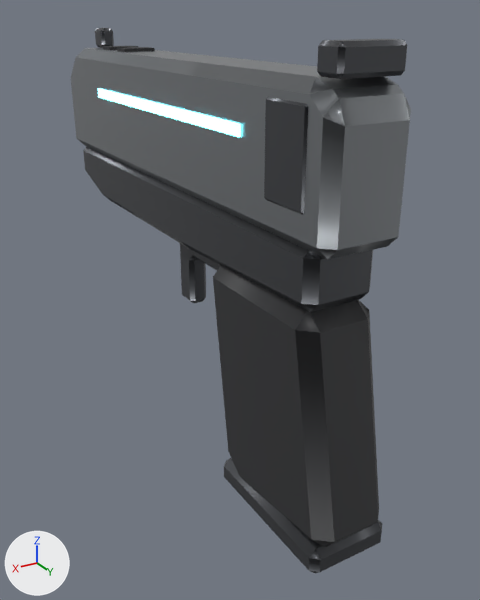
What one commit did to the FBX model Art/Export/Weapons/SM_SB_Sidearm.fbx.
Before and after are seen from a camera (50 mm lens) standing at (0.138, 0.216, 0.071) and looking at (-0.013, -0.036, -0.055). Lighting does not change. The marker at lower left points along +X, +Y and +Z. The older version comes first.

Objects in the first picture: 'SM_SB_Sidearm'.
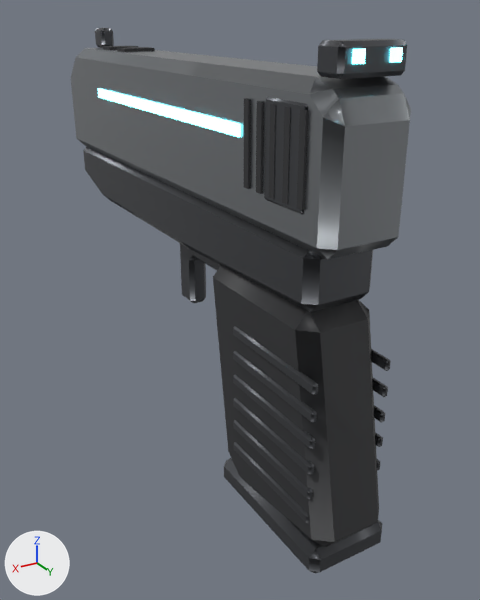
Location of each change, [x1, y1, x2, y2] in pixels of the pictures (480 x 600 px):
part 1 of me_sm_sb_sidearm, added
    after: [297, 109, 309, 210]
part 2 of me_sm_sb_sidearm, added
    after: [282, 106, 291, 205]
part 3 of me_sm_sb_sidearm, added
    after: [256, 101, 264, 194]
part 4 of me_sm_sb_sidearm, added
    after: [244, 98, 251, 189]
part 5 of me_sm_sb_sidearm, added
    after: [352, 49, 366, 64]
part 6 of me_sm_sb_sidearm, added
    after: [389, 47, 403, 63]
part 7 of me_sm_sb_sidearm, added
    after: [233, 326, 318, 395]
part 8 of me_sm_sb_sidearm, added
    after: [371, 349, 391, 371]
part 9 of me_sm_sb_sidearm, added
    after: [233, 351, 317, 423]
part 10 of me_sm_sb_sidearm, added
    after: [372, 378, 388, 397]
part 11 of me_sm_sb_sidearm, added
    after: [233, 375, 315, 449]
part 12 of me_sm_sb_sidearm, added
    after: [374, 405, 385, 422]
part 13 of me_sm_sb_sidearm, added
    after: [233, 398, 314, 475]
part 14 of me_sm_sb_sidearm, added
    after: [375, 432, 383, 447]
part 15 of me_sm_sb_sidearm, added
    after: [233, 420, 313, 500]
part 16 of me_sm_sb_sidearm, added
    after: [234, 442, 309, 524]

Diff of the bpy script that builds the scene:
```diff
--- a/Art/Export/Weapons/SM_SB_Sidearm.fbx.py
+++ b/Art/Export/Weapons/SM_SB_Sidearm.fbx.py
@@ me_sm_sb_sidearm @@
 # used by ob_sm_sb_sidearm; location = (0.0, 0.0, 0.0); rotation_euler = (0.0, -3.142, 0.0), in degrees (0, -180, 0); scale = (-0.01, -0.01, -0.01)
-me_sm_sb_sidearm.from_pydata(...)  # 304 vertices, 300 faces; spans x -1.8..1.8, y -7.1..18.3, z -12.4..6.4
+me_sm_sb_sidearm.from_pydata(...)  # 680 vertices, 686 faces; spans x -1.8..1.8, y -7.1..18.3, z -12.4..6.4
+# me_sm_sb_sidearm part 1: a new loose piece, a box spanning x -1.8..1.8, y -5.35..-5.05, z 1.5..4.5, in mat_m_polymer (dark grey #303134)
+# me_sm_sb_sidearm part 2: a new loose piece, a box spanning x -1.8..1.8, y -4.55..-4.25, z 1.5..4.5, in mat_m_polymer (dark grey #303134)
+# me_sm_sb_sidearm part 3: a new loose piece, a box spanning x -1.8..1.8, y -2.95..-2.65, z 1.5..4.5, in mat_m_polymer (dark grey #303134)
+# me_sm_sb_sidearm part 4: a new loose piece, a box spanning x -1.8..1.8, y -2.15..-1.85, z 1.5..4.5, in mat_m_polymer (dark grey #303134)
+# me_sm_sb_sidearm part 5: a new loose piece, a box spanning x 0.5..0.9, y -6.3..-6.2, z 5.8..6.2, in mat_m_glowcyan (cyan #6cedff, glowing cyan #6cedff)
+# me_sm_sb_sidearm part 6: a new loose piece, a box spanning x -0.9..-0.5, y -6.3..-6.2, z 5.8..6.2, in mat_m_glowcyan (cyan #6cedff, glowing cyan #6cedff)
+# me_sm_sb_sidearm part 7: the loose piece of 24 vertices spanning x -1.8..1.8, y -6.9..0.1, z -12.4..-11.2 is copied, and the copy is scaled about its middle by (0.0465, 0.801, 0.411), then moved by (1.6, -0.2, 7.3); it spans x 1.5..1.7, y -6.3..-0.9, z -4.7..-4.3
+# me_sm_sb_sidearm part 8: the loose piece of 24 vertices spanning x -1.8..1.8, y -6.9..0.1, z -12.4..-11.2 is copied, and the copy is scaled about its middle by (0.0465, 0.801, 0.411), then moved by (-1.6, -0.2, 7.3); it spans x -1.7..-1.5, y -6.3..-0.9, z -4.7..-4.3
+# me_sm_sb_sidearm part 9: the loose piece of 24 vertices spanning x -1.8..1.8, y -6.9..0.1, z -12.4..-11.2 is copied, and the copy is scaled about its middle by (0.0465, 0.801, 0.411), then moved by (1.6, -0.2, 6.2); it spans x 1.5..1.7, y -6.3..-0.9, z -5.8..-5.4
+# me_sm_sb_sidearm part 10: the loose piece of 24 vertices spanning x -1.8..1.8, y -6.9..0.1, z -12.4..-11.2 is copied, and the copy is scaled about its middle by (0.0465, 0.801, 0.411), then moved by (-1.6, -0.2, 6.2); it spans x -1.7..-1.5, y -6.3..-0.9, z -5.8..-5.4
+# me_sm_sb_sidearm part 11: the loose piece of 24 vertices spanning x -1.8..1.8, y -6.9..0.1, z -12.4..-11.2 is copied, and the copy is scaled about its middle by (0.0465, 0.801, 0.411), then moved by (1.6, -0.2, 5.1); it spans x 1.5..1.7, y -6.3..-0.9, z -6.9..-6.5
+# me_sm_sb_sidearm part 12: the loose piece of 24 vertices spanning x -1.8..1.8, y -6.9..0.1, z -12.4..-11.2 is copied, and the copy is scaled about its middle by (0.0465, 0.801, 0.411), then moved by (-1.6, -0.2, 5.1); it spans x -1.7..-1.5, y -6.3..-0.9, z -6.9..-6.5
+# me_sm_sb_sidearm part 13: the loose piece of 24 vertices spanning x -1.8..1.8, y -6.9..0.1, z -12.4..-11.2 is copied, and the copy is scaled about its middle by (0.0465, 0.801, 0.411), then moved by (1.6, -0.2, 4.0); it spans x 1.5..1.7, y -6.3..-0.9, z -8.0..-7.6
+# me_sm_sb_sidearm part 14: the loose piece of 24 vertices spanning x -1.8..1.8, y -6.9..0.1, z -12.4..-11.2 is copied, and the copy is scaled about its middle by (0.0465, 0.801, 0.411), then moved by (-1.6, -0.2, 4.0); it spans x -1.7..-1.5, y -6.3..-0.9, z -8.0..-7.6
+# me_sm_sb_sidearm part 15: the loose piece of 24 vertices spanning x -1.8..1.8, y -6.9..0.1, z -12.4..-11.2 is copied, and the copy is scaled about its middle by (0.0465, 0.801, 0.411), then moved by (1.6, -0.2, 2.9); it spans x 1.5..1.7, y -6.3..-0.9, z -9.1..-8.7
+# me_sm_sb_sidearm part 16: the loose piece of 24 vertices spanning x -1.8..1.8, y -6.9..0.1, z -12.4..-11.2 is copied, and the copy is scaled about its middle by (0.0465, 0.801, 0.411), then moved by (1.6, -0.2, 1.8); it spans x 1.5..1.7, y -6.3..-0.9, z -10.2..-9.8
+# other edits to the shape of me_sm_sb_sidearm do not show in these pictures
 me_sm_sb_sidearm.materials.append(mat_m_steel)
```
